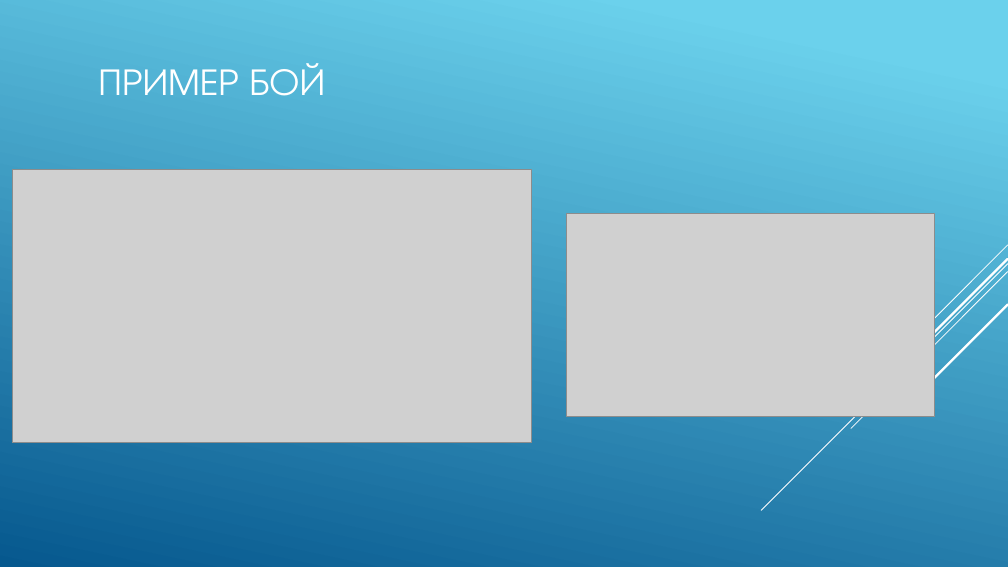
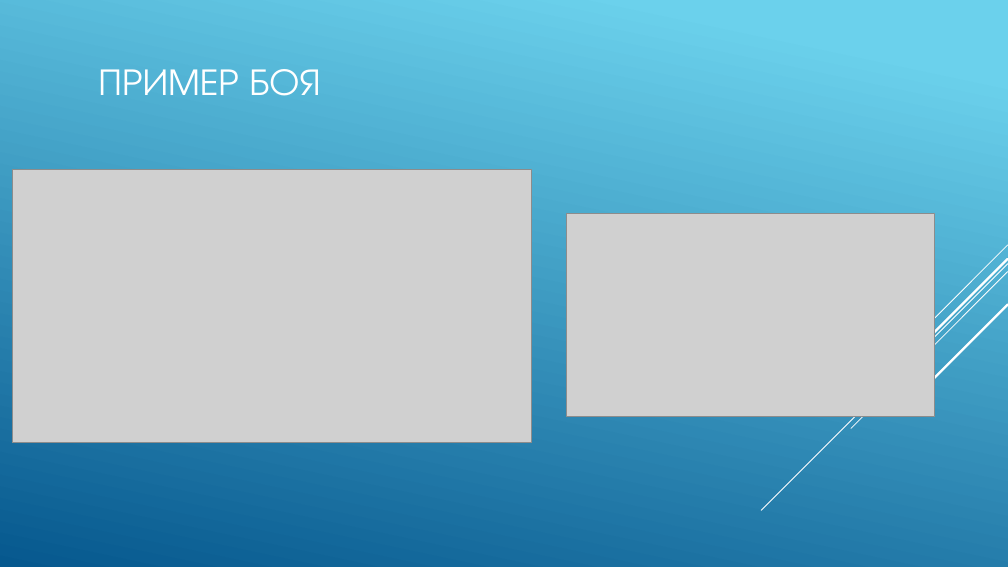
Before and after one commit to IvannGorin/Naval_Battle, a slide deck: slide 4 of Naval_Battle.pptx. Drawn at 1008x567 pixels with LibreOffice and Linux fonts; fonts in the diff are those of the drawing; grey boxes stand for pictures. Boxes give left, top, right and bottom in pixels: in the first picture for what was removed or moved away, otherwise in the second. Text is boxed around its words. In the diff, an @@ line names an element or a change of style, - is before the commit and + after.

```diff
--- a/Naval_Battle.pptx
+++ b/Naval_Battle.pptx
@@ title at <box>98,69,320,96</box>: text changed @@
-ПРИМЕР БОЙ
+ПРИМЕР БОЯ
```
